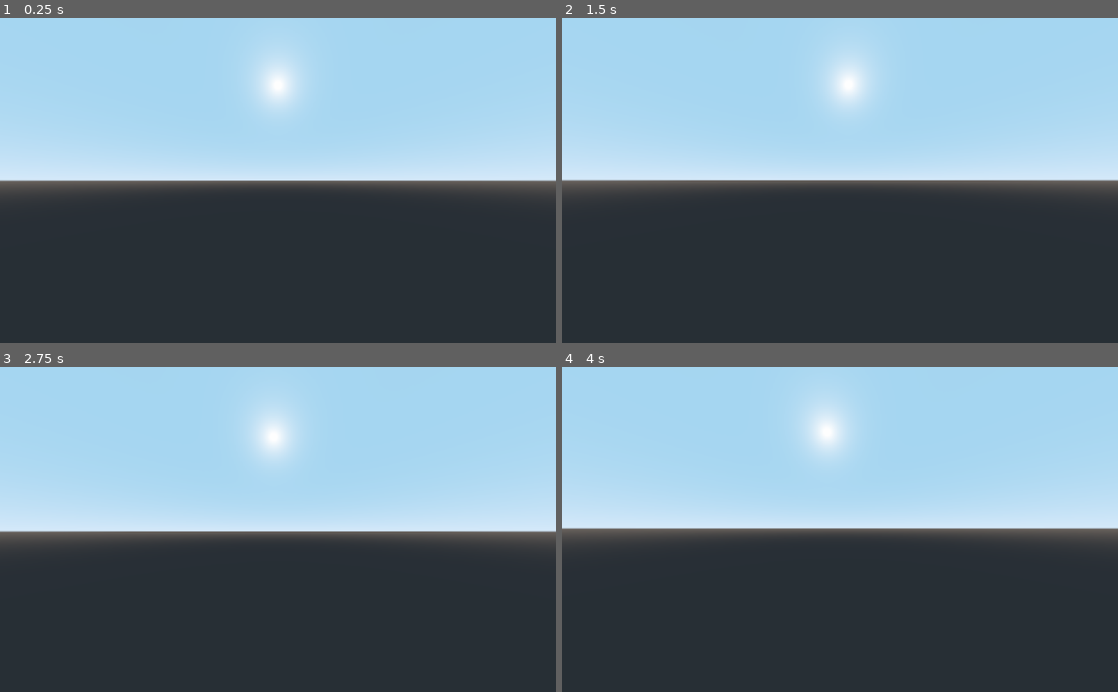
Above: before the commit, frames 1-4 (two rows, left to right).
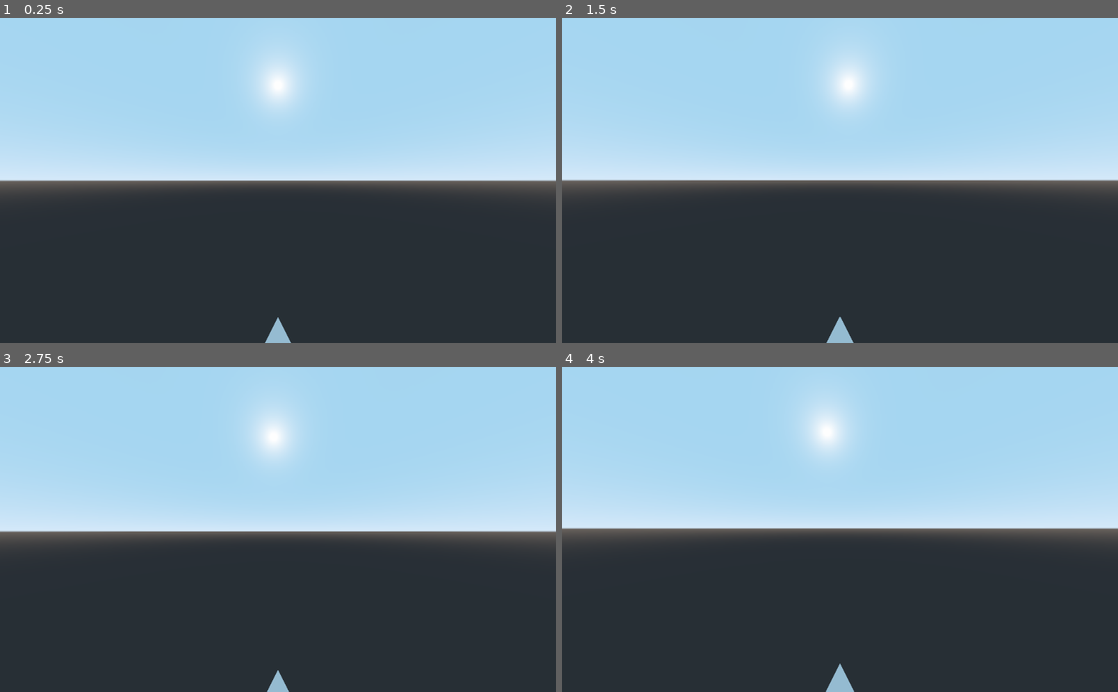
Above: after the commit, the same moments.

Repository: kb173/godot-volumetric-clouds
Game: Godot game, scene res://World.tscn
Same seed, same stepped clock (60 frames per second), same inputs: the game is played once before the commit and once after it.
Inputs (mouse positions are in pixels of both pictures, inside the frame that each line leads up to):
- Up to frame 1 (0.25 s): no input
- Up to frame 2 (1.5 s): tap Enter at 0.5 s; move the mouse to (867, 180) at 0.52 s; tap Space at 1.25 s; move the mouse to (812, 180) at 1.27 s
- Up to frame 3 (2.75 s): tap Enter at 2 s; move the mouse to (289, 523) at 2.02 s
- Up to frame 4 (4 s): tap Space at 2.75 s; move the mouse to (834, 536) at 2.77 s; tap Enter at 3.5 s; move the mouse to (878, 532) at 3.52 s

The runs differ from the first frame. In frame 1, 0.2% of the frame differs, in the area x 47-53%, y 92-100%; in frame 2, 0.2%; in frame 3, 0.1%; in frame 4, 0.2%, in the area x 47-53%, y 91-100%.

Commit message:
It works!

Diff:
--- a/RaymarchingCloudsCamera.shader
+++ b/RaymarchingCloudsCamera.shader
@@ -13,7 +13,12 @@
 
 varying vec3 offset;
 varying vec3 vertex_pos;
-varying vec3 direction;
+varying vec3 start_direction;
+
+uniform float fov = 45.0;
+uniform vec3 cameraPos = vec3(-5.0, 0.0, 0.0);
+uniform vec3 front = vec3(1.0, 0.0, 0.0);
+uniform vec3 up = vec3(0.0, 1.0, 0.0);
 
 vec4 texture3d(sampler2D p_texture, vec3 p_uvw) {
 	vec3 mod_uvw = mod(p_uvw  * worley_uv_scale + offset, 1.0);
@@ -46,11 +51,34 @@
 	// Get some parameters
 	vertex_pos = (global_transform * vec4(VERTEX.x, -VERTEX.y, 0.0, 1.0)).xyz;
 
-	direction = global_transform[2].xyz;
+	start_direction = global_transform[2].xyz;
+}
+
+// Adapted from https://github.com/PLUkraine/raymarching-godot
+vec3 get_ray_direction(vec2 resolution, vec2 uv)
+{
+	float aspect = resolution.x / resolution.y;
+	float fov2 = radians(fov) / 2.0;
+
+	// convert coordinates from [0, 1] to [-1, 1]
+	// and invert y axis to flow from bottom to top
+	vec2 screenCoord = (uv - 0.5) * 2.0;
+	screenCoord.x *= aspect;
+	screenCoord.y = -screenCoord.y;
+
+	vec2 offsets = screenCoord * tan(fov2);
+
+	vec3 rayFront = -normalize(global_transform[2].xyz);
+	vec3 rayRight = normalize(cross(rayFront, normalize(global_transform[1].xyz)));
+	vec3 rayUp = cross(rayRight, rayFront);
+	vec3 rayDir = rayFront + rayRight * offsets.x + rayUp * offsets.y;
+
+	return normalize(rayDir);
 }
 
 void fragment() {
-	vec3 start_position = global_transform[3].xyz - vertex_pos * 0.08;
+	vec3 start_position = global_transform[3].xyz;
+	vec3 direction = get_ray_direction(1.0 / SCREEN_PIXEL_SIZE, UV);
 
 	// Draw the camera's view
     COLOR = texture(camera_view, SCREEN_UV);
--- a/ScreenTexture.gd
+++ b/ScreenTexture.gd
@@ -12,5 +12,6 @@
 
 func _process(delta: float) -> void:
 	material.set_shader_param("global_transform", _camera.get_global_transform())
+	material.set_shader_param("fov", _camera.fov)
 
 	print(_camera.get_global_transform()[2])
--- a/World.tscn
+++ b/World.tscn
@@ -10,6 +10,8 @@
 [sub_resource type="Environment" id=2]
 background_mode = 2
 background_sky = SubResource( 1 )
+
+[sub_resource type="PrismMesh" id=6]
 
 [sub_resource type="ViewportTexture" id=3]
 viewport_path = NodePath("CameraControl/Viewport")
@@ -25,6 +27,10 @@
 shader_param/num_steps = 256
 shader_param/step_length = 0.5
 shader_param/global_transform = null
+shader_param/fov = 45.0
+shader_param/cameraPos = Vector3( -5, 0, 0 )
+shader_param/front = Vector3( 1, 0, 0 )
+shader_param/up = Vector3( 0, 1, 0 )
 shader_param/camera_view = SubResource( 3 )
 shader_param/worley = SubResource( 4 )
 
@@ -50,6 +56,11 @@
 current = true
 fov = 100.0
 
+[node name="MeshInstance" type="MeshInstance" parent="CameraControl/Viewport/Head"]
+transform = Transform( 1, 0, 0, 0, 1, 0, 0, 0, 1, 0, -2, 0 )
+mesh = SubResource( 6 )
+material/0 = null
+
 [node name="ScreenTexture" type="ColorRect" parent="."]
 material = SubResource( 5 )
 anchor_right = 1.0
Not shown: 1 places in World.tscn that only renumber resources
